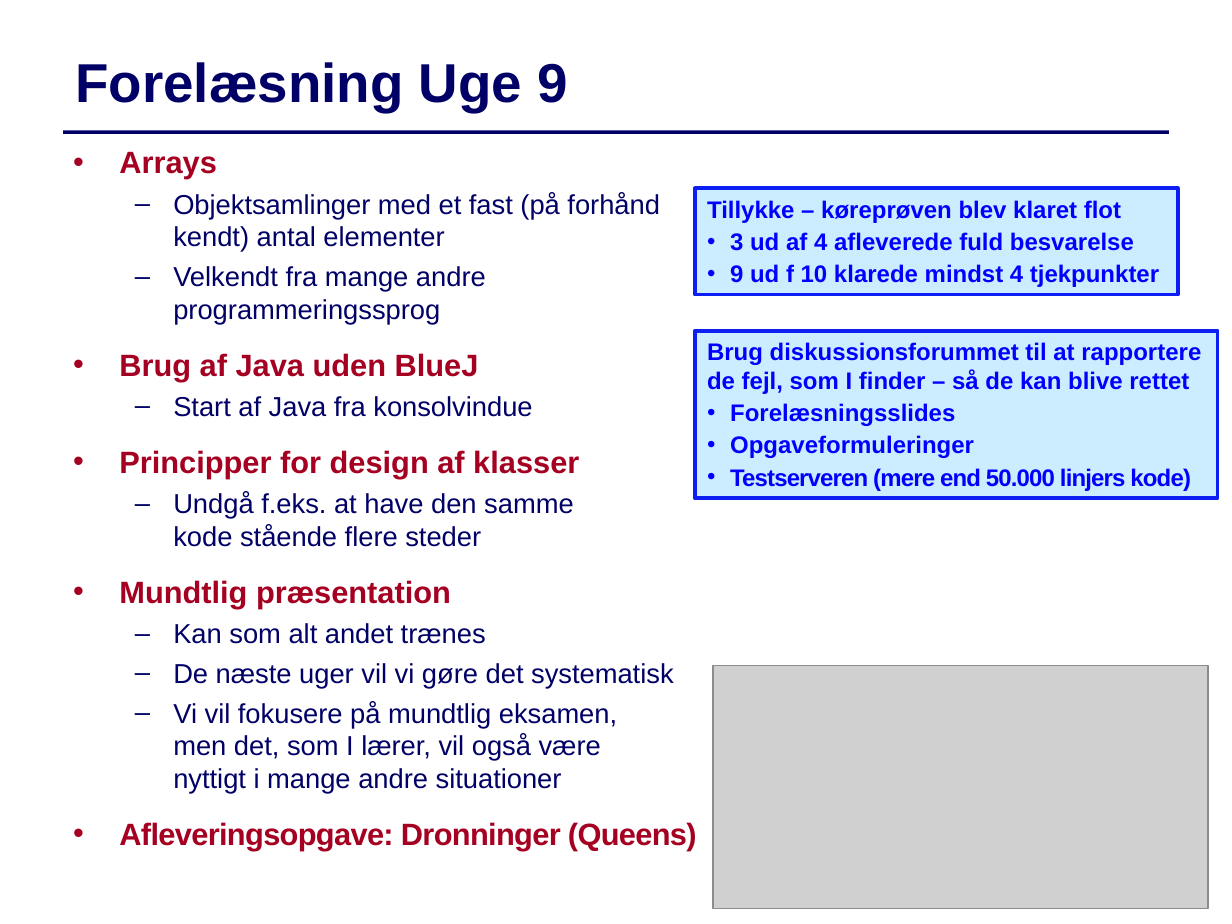
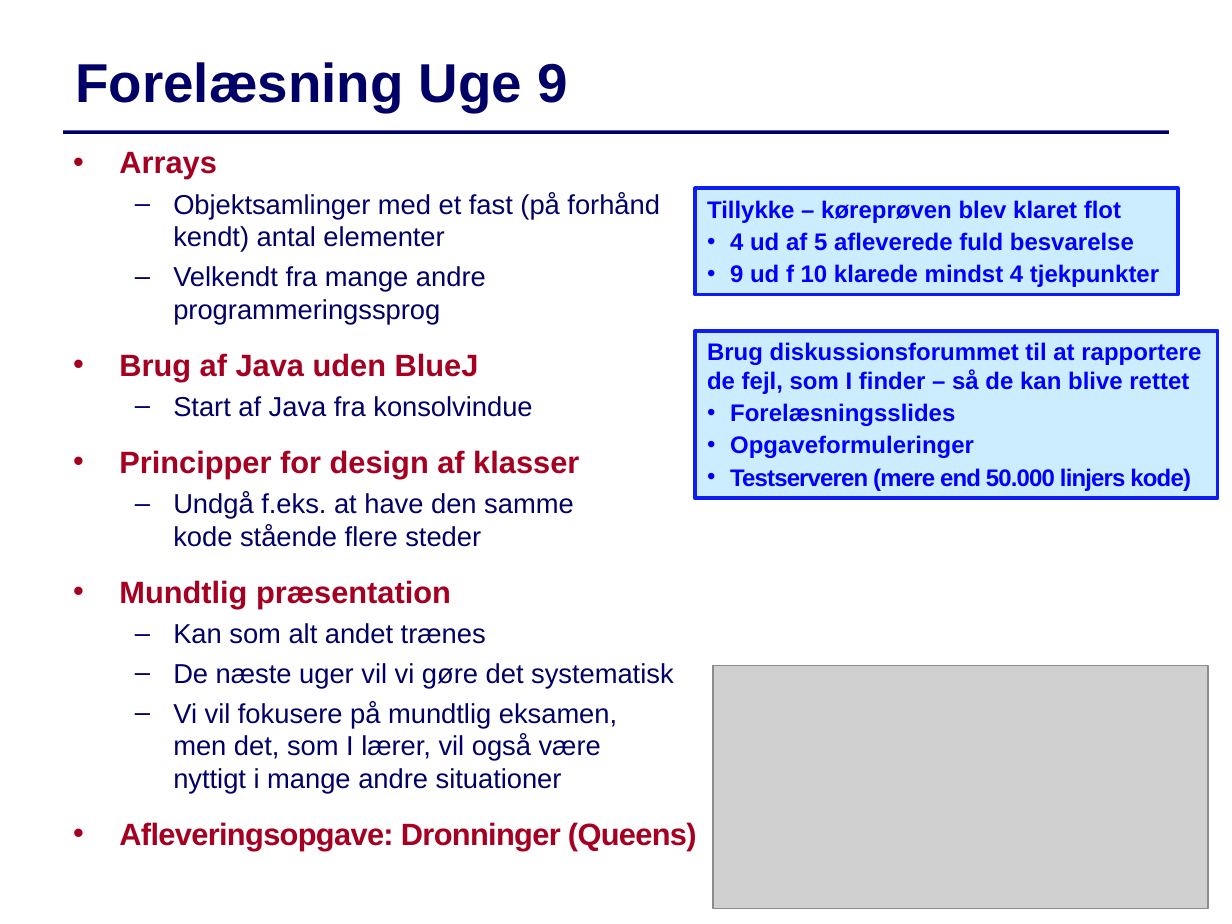
Before and after one commit to IntProgAU/Materiale, a slide deck: slide 1 of web/e23/uge_9/Slides-Uge9.pptx. Drawn at 1232x924 pixels with LibreOffice and Linux fonts; fonts in the diff are those of the drawing; grey boxes stand for pictures. Boxes give left, top, right and bottom in pixels: in the first picture for what was removed or moved away, otherwise in the second. Text is boxed around its words. In the diff, an @@ line names an element or a change of style, - is before the commit and + after.

```diff
--- a/web/e23/uge_9/Slides-Uge9.pptx
+++ b/web/e23/uge_9/Slides-Uge9.pptx
@@ text in rectangle at <box>730,232,1134,251</box>: text changed @@
-• 3 ud af 4 afleverede fuld besvarelse
+• 4 ud af 5 afleverede fuld besvarelse
```
Also in this commit, not shown: 8 other slides changed, 1 other file.
